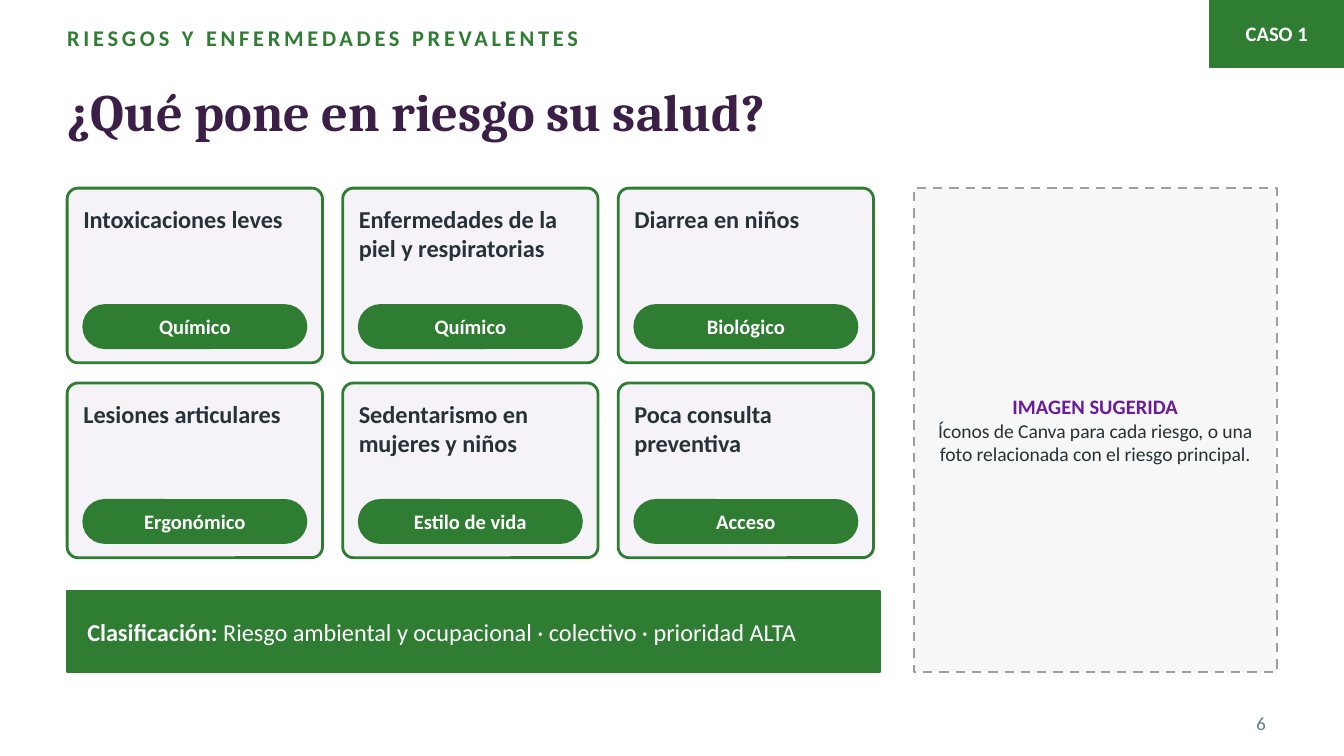
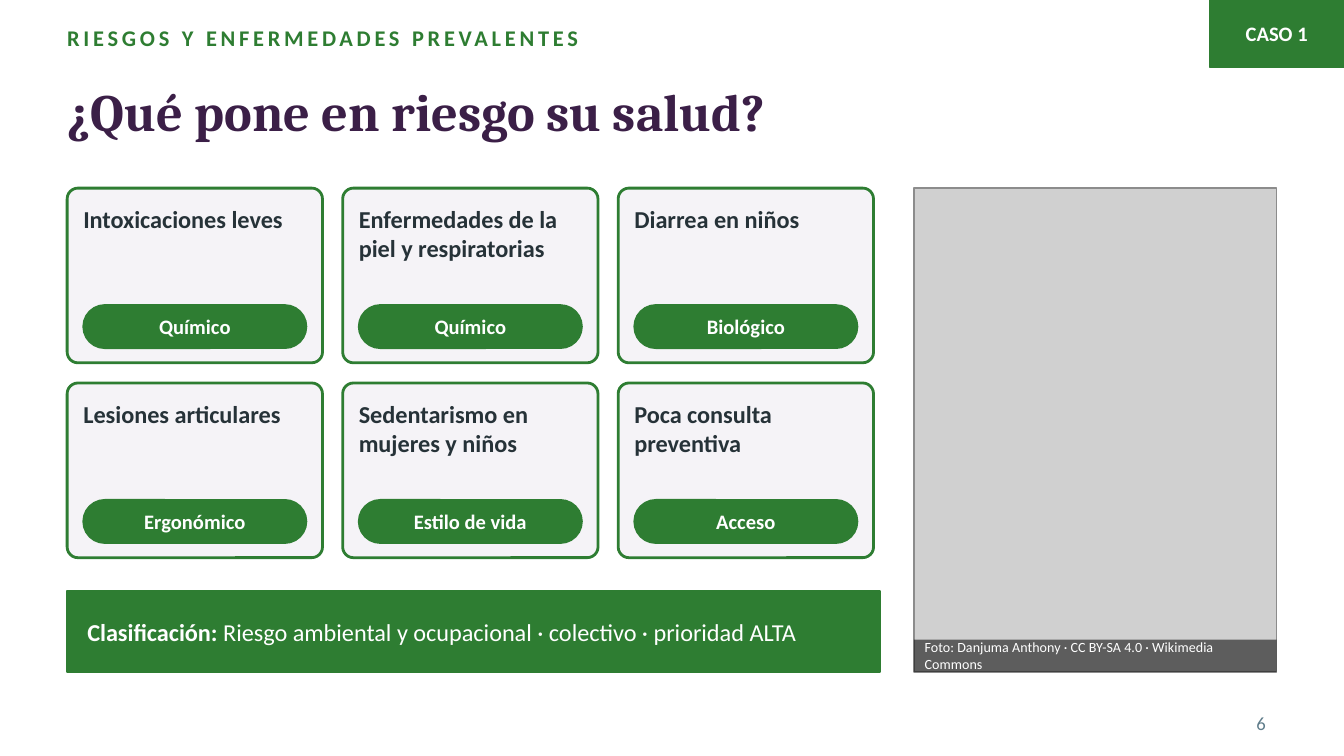
Before and after one commit to leyezminvari-tech/ESPECIALIZACI-N-, a slide deck: slide 6 of Actividades/Semana8_Presentacion_Canva.pptx. Drawn at 1344x756 pixels with LibreOffice and Linux fonts; fonts in the diff are those of the drawing; grey boxes stand for pictures. Boxes give left, top, right and bottom in pixels: in the first picture for what was removed or moved away, otherwise in the second. Text is boxed around its words. In the diff, an @@ line names an element or a change of style, - is before the commit and + after.

```diff
--- a/Actividades/Semana8_Presentacion_Canva.pptx
+++ b/Actividades/Semana8_Presentacion_Canva.pptx
@@ rectangle removed at (x1=914, y1=188, x2=1277, y2=672) @@
@@ picture added at (x1=914, y1=188, x2=1277, y2=672) @@
@@ text removed at (x1=938, y1=400, x2=1252, y2=465) @@
-IMAGEN SUGERIDA
-Íconos de Canva para cada riesgo, o una foto relacionada con el riesgo principal.
@@ rectangle added at (x1=914, y1=640, x2=1277, y2=672), fill #000000 at 55% opacity @@
@@ text added at (x1=925, y1=642, x2=1213, y2=673), 7.5 pt, text #FFFFFF @@
+Foto: Danjuma Anthony · CC BY-SA 4.0 · Wikimedia Commons
```
Also in this commit, not shown: 3 other slides changed.
